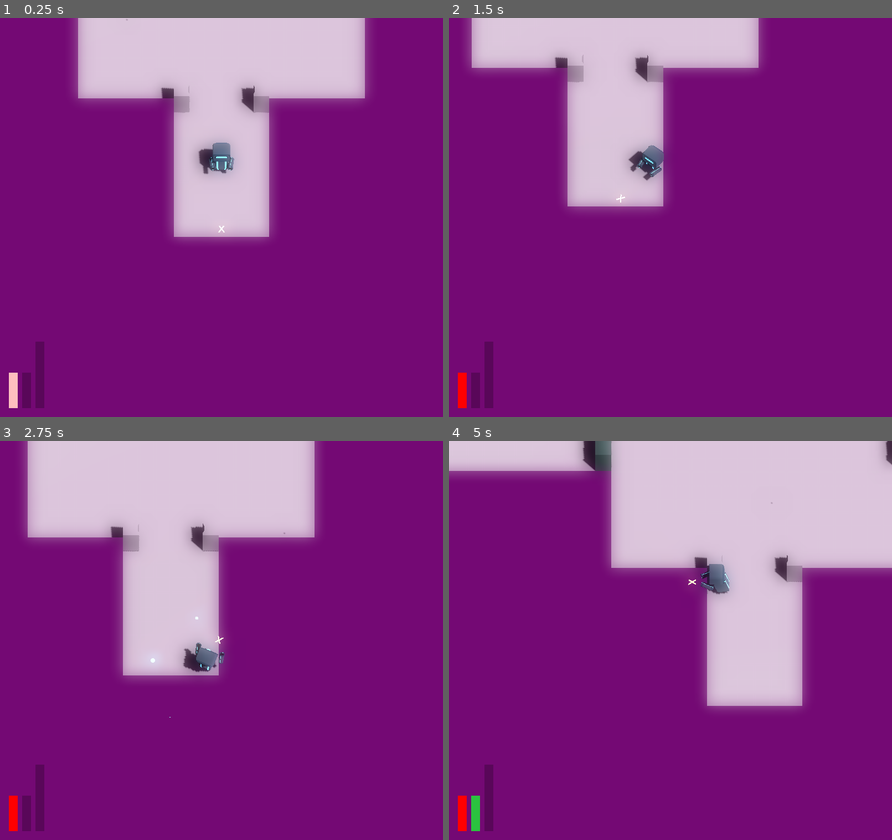
Above: before the commit, frames 1-4 (two rows, left to right).
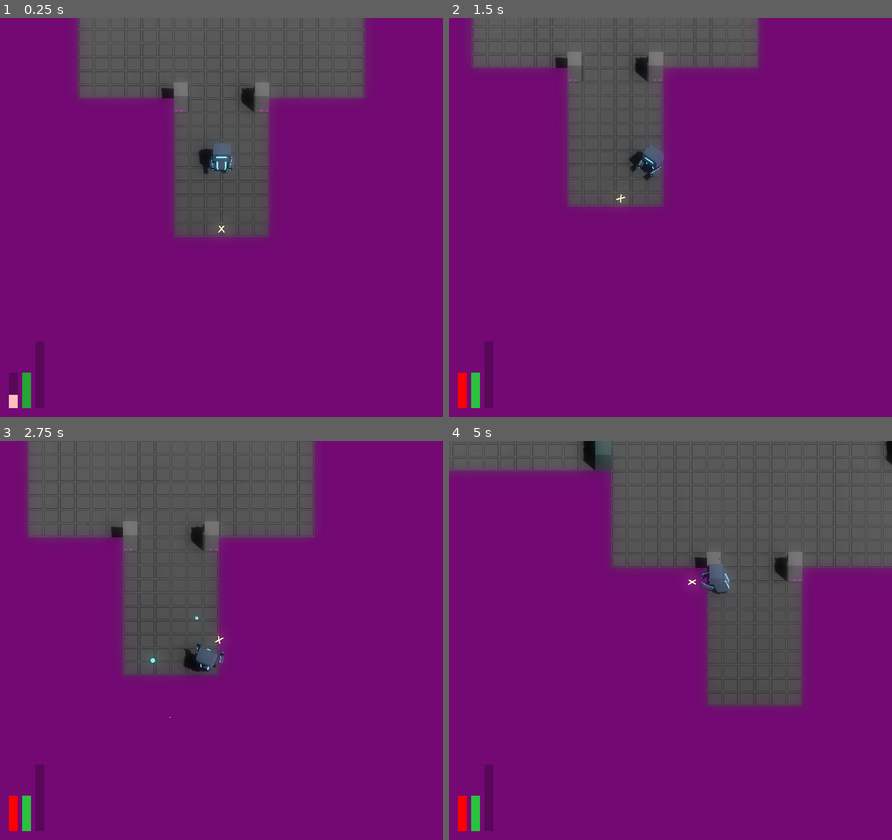
Above: after the commit, the same moments.

Repository: JackEvans24/bullet-absorb
Game: Godot game, scene res://scenes/main.tscn
The game is run twice, just before and just after one commit, with the same random seed, the same clock (stepped at 60 frames per second) and the same inputs.
Inputs (mouse positions are in pixels of both pictures, inside the frame that each line leads up to):
- Up to frame 1 (0.25 s): no input
- Up to frame 2 (1.5 s): move the mouse to (767, 197) at 0.52 s; hold D (move_right) 0.53-1.28 s; hold Ctrl (absorb) 0.53-1.28 s; click (767, 197) at 0.8 s; move the mouse to (581, 237) at 1.27 s; hold S (move_back) from 1.28 s (still down); click (581, 237) at 1.35 s
- Up to frame 3 (2.75 s): tap Ctrl (absorb) at 1.55 s; move the mouse to (265, 552) at 2.02 s; release S (move_back) at 2.03 s; hold D (move_right) from 2.03 s (still down); hold Ctrl (absorb) from 2.03 s (still down); click (265, 552) at 2.3 s
- Up to frame 4 (5 s): move the mouse to (648, 720) at 2.77 s; release D (move_right) at 2.78 s; release Ctrl (absorb) at 2.78 s; hold W (move_forward) 2.78-3.53 s; tap Space (dash) at 2.85 s; tap Ctrl (absorb) at 3.05, 4.35 s; move the mouse to (803, 700) at 3.52 s; press the mouse at (803, 700) at 3.53 s; hold A (move_left) from 3.53 s (still down); move the mouse to (537, 580) at 4.27 s; release the mouse at (537, 580) at 4.28 s

The runs differ from the first frame. In frame 1, 22% of the frame differs, in the area x 2-83%, y 0-98%; in frame 2, 16%; in frame 3, 24%; in frame 4, 31%, in the area x 0-100%, y 0-68%.
Error before the commit: Invalid access to property or key 'max_health' on a base object of type 'Nil'. (res://scripts/ui/hud.gd:12)

Commit message:
chore: move stats to player scene

Diff:
--- a/prefabs/player/player.tscn
+++ b/prefabs/player/player.tscn
@@ -1,9 +1,10 @@
-[gd_scene load_steps=44 format=3 uid="uid://c3tj0pdcum4wd"]
+[gd_scene load_steps=46 format=3 uid="uid://c3tj0pdcum4wd"]
 
 [ext_resource type="Script" path="res://scripts/mechanics/player/player.gd" id="1_u023k"]
 [ext_resource type="Script" path="res://scripts/state/move_state_machine.gd" id="2_pauji"]
 [ext_resource type="Script" path="res://scripts/mechanics/shared/health.gd" id="2_pcwtq"]
 [ext_resource type="Script" path="res://scripts/mechanics/player/absorb.gd" id="2_sawo1"]
+[ext_resource type="Script" path="res://scripts/data/player_stats.gd" id="2_yn8bw"]
 [ext_resource type="Script" path="res://scripts/mechanics/player/movement/run.gd" id="3_60agh"]
 [ext_resource type="Script" path="res://scripts/mechanics/player/movement/dash.gd" id="4_5ub5d"]
 [ext_resource type="Material" uid="uid://f41eu4cbvian" path="res://materials/player/player_absorb.tres" id="4_ep8r4"]
@@ -26,6 +27,16 @@
 [ext_resource type="Material" uid="uid://hh5rgca6j4cq" path="res://materials/player/player_body_default.tres" id="21_yrqox"]
 [ext_resource type="PackedScene" uid="uid://bkexk607fieqm" path="res://prefabs/player/player_body.tscn" id="23_m7jo1"]
 
+[sub_resource type="Resource" id="Resource_a7igv"]
+script = ExtResource("2_yn8bw")
+max_health = 5
+max_power = 10
+power_conversion = 1.0
+fire_power_consumption_modifier = 1.0
+fire_cooldown_modifier = 2.0
+absorb_windup_modifier = 1.5
+absorb_area = 1.0
+
 [sub_resource type="SphereShape3D" id="SphereShape3D_4kfv7"]
 radius = 5.0
 
@@ -376,6 +387,7 @@
 [node name="Player" type="CharacterBody3D"]
 collision_layer = 2
 script = ExtResource("1_u023k")
+stats = SubResource("Resource_a7igv")
 
 [node name="MoveState" type="Node" parent="."]
 script = ExtResource("2_pauji")
